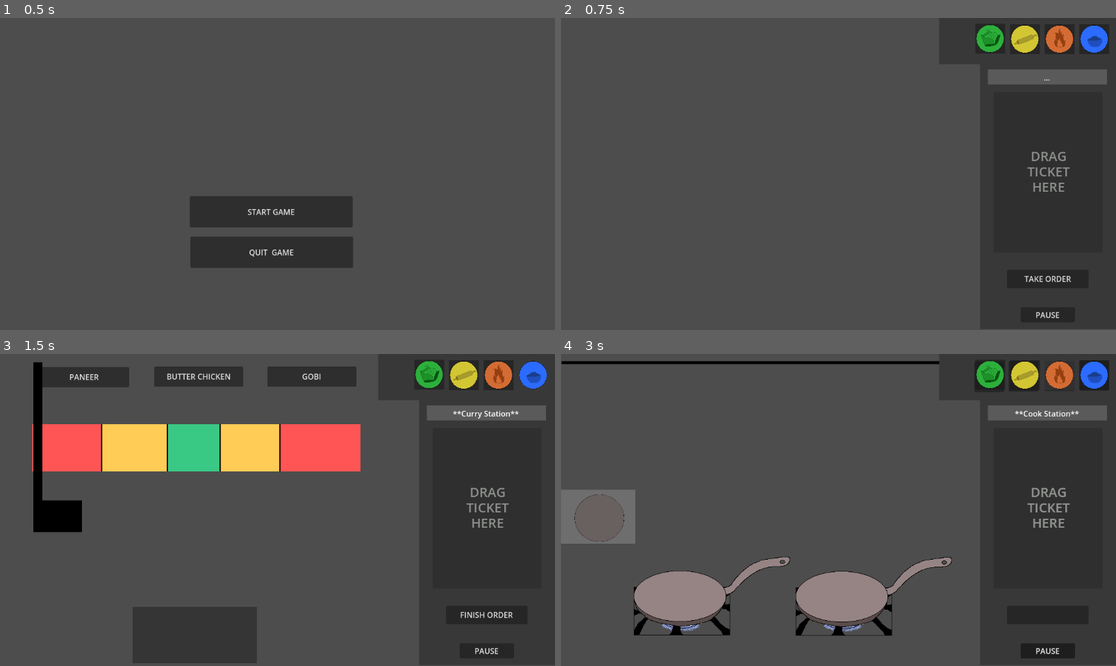
Above: before the commit, frames 1-4 (two rows, left to right).
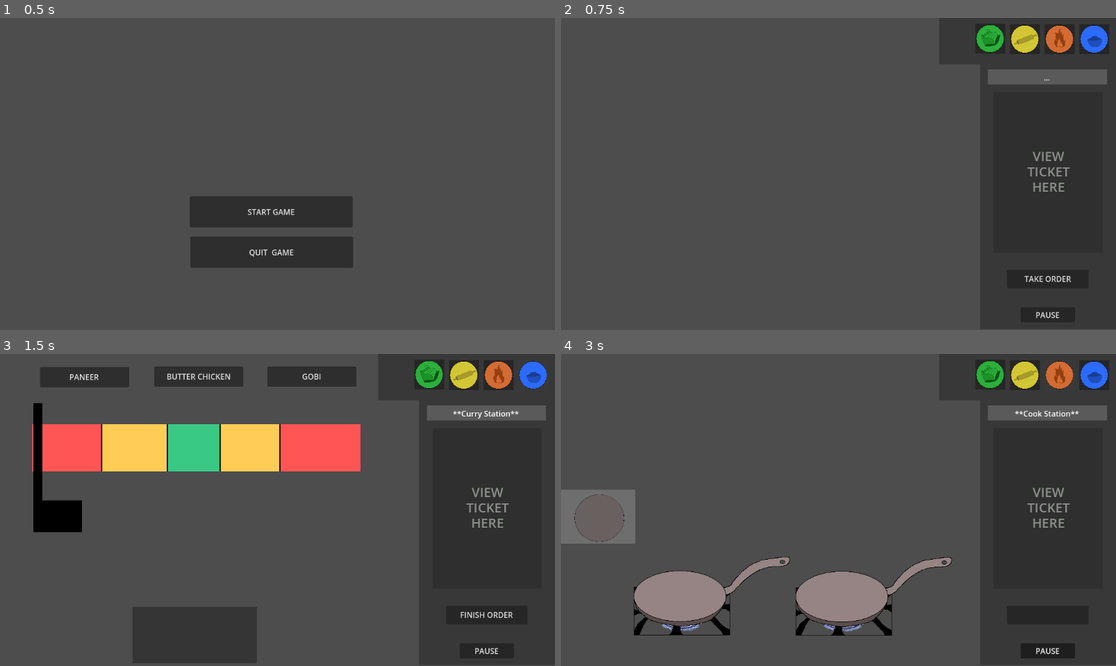
Above: after the commit, the same moments.

Repository: trishadar/PapasRotiria
Game: Godot game, scene res://main.tscn
Two runs of this game, one before a commit and one after it. Both use one fixed random seed, a clock stepped at 60 frames per second and the inputs below.
Inputs (mouse positions are in pixels of both pictures, inside the frame that each line leads up to):
- Up to frame 1 (0.5 s): no input
- Up to frame 2 (0.75 s): click "START GAME" at 0.5 s
- Up to frame 3 (1.5 s): click (532, 375) at 1.25 s
- Up to frame 4 (3 s): click (1093, 375) at 2 s; click (1060, 375) at 2.75 s

Frame 1 is identical in both runs. In frame 2, 0.1% of the frame differs, in the area x 84-91%, y 42-46%; in frame 3, 0.3%; in frame 4, 0.9%, in the area x 0-91%, y 2-46%.

Commit message:
fdgsdfsd

Diff:
--- a/project/cook.tscn
+++ b/project/cook.tscn
@@ -1,20 +1,11 @@
-[gd_scene load_steps=23 format=3 uid="uid://cus2uri4avjoi"]
+[gd_scene load_steps=17 format=3 uid="uid://cus2uri4avjoi"]
 
 [ext_resource type="Script" uid="uid://8s3t3it0dyfn" path="res://cook.gd" id="1_6u6uf"]
 [ext_resource type="Texture2D" uid="uid://btqyf76iwxf3" path="res://Assets/Frying Pan on Stove.png" id="2_ciqc8"]
 [ext_resource type="Texture2D" uid="uid://vm1pi531y2h8" path="res://Assets/Circle.png" id="3_lgwpa"]
 [ext_resource type="Script" path="res://put_roti_here.gd" id="3_t8dlq"]
 [ext_resource type="PackedScene" uid="uid://bef638wepm82s" path="res://roti.tscn" id="5_7l328"]
-[ext_resource type="PackedScene" path="res://sidebar.tscn" id="6_fifm2"]
-
-[sub_resource type="CanvasTexture" id="CanvasTexture_pupwl"]
-
-[sub_resource type="CanvasTexture" id="CanvasTexture_6u6uf"]
-
-[sub_resource type="RectangleShape2D" id="RectangleShape2D_ciqc8"]
-size = Vector2(223, 332)
-
-[sub_resource type="CanvasTexture" id="CanvasTexture_ciqc8"]
+[ext_resource type="PackedScene" uid="uid://vjjsm0v3t7x0" path="res://sidebar.tscn" id="6_fifm2"]
 
 [sub_resource type="AtlasTexture" id="AtlasTexture_lgwpa"]
 atlas = ExtResource("2_ciqc8")
@@ -73,11 +64,6 @@
 "speed": 7.0
 }]
 
-[sub_resource type="RectangleShape2D" id="RectangleShape2D_lgwpa"]
-size = Vector2(787.998, 10.0002)
-
-[sub_resource type="CanvasTexture" id="CanvasTexture_t8dlq"]
-
 [sub_resource type="CanvasTexture" id="CanvasTexture_lgwpa"]
 
 [sub_resource type="CircleShape2D" id="CircleShape2D_fifm2"]
@@ -85,30 +71,6 @@
 
 [node name="cook" type="Node2D"]
 script = ExtResource("1_6u6uf")
-
-[node name="orderButton" type="Button" parent="."]
-offset_left = 858.0
-offset_top = 16.0
-offset_right = 920.0
-offset_bottom = 79.0
-
-[node name="rollButton" type="Button" parent="."]
-offset_left = 929.0
-offset_top = 15.0
-offset_right = 991.0
-offset_bottom = 78.0
-
-[node name="cookButton" type="Button" parent="."]
-offset_left = 1004.0
-offset_top = 14.0
-offset_right = 1066.0
-offset_bottom = 77.0
-
-[node name="curryButton" type="Button" parent="."]
-offset_left = 1076.0
-offset_top = 13.0
-offset_right = 1138.0
-offset_bottom = 76.0
 
 [node name="takeOrderButton" type="Button" parent="."]
 offset_left = 926.0
@@ -122,46 +84,6 @@
 offset_right = 1067.0
 offset_bottom = 632.0
 text = "PAUSE"
-
-[node name="Sprite2D" type="Sprite2D" parent="."]
-modulate = Color(0.219501, 0.219501, 0.219501, 1)
-z_index = -5
-position = Vector2(1011, 370.568)
-scale = Vector2(-282.818, 551.227)
-texture = SubResource("CanvasTexture_pupwl")
-
-[node name="Sprite2D2" type="Sprite2D" parent="."]
-modulate = Color(0.219501, 0.219501, 0.219501, 1)
-z_index = -5
-position = Vector2(968.727, 48.2955)
-scale = Vector2(-367.364, 95.7728)
-texture = SubResource("CanvasTexture_pupwl")
-
-[node name="Area2D" type="Area2D" parent="."]
-position = Vector2(968.727, 48.2955)
-rotation = 3.14159
-scale = Vector2(367.364, -95.7728)
-
-[node name="Sprite2D3" type="Sprite2D" parent="Area2D"]
-modulate = Color(0.18359, 0.18359, 0.18359, 1)
-z_index = -4
-position = Vector2(-0.11528, 2.84267)
-scale = Vector2(0.613735, 3.46939)
-texture = SubResource("CanvasTexture_6u6uf")
-
-[node name="CollisionShape2D" type="CollisionShape2D" parent="Area2D"]
-position = Vector2(-0.11371, 2.82653)
-rotation = -3.14159
-scale = Vector2(0.0027221, -0.0104414)
-shape = SubResource("RectangleShape2D_ciqc8")
-debug_color = Color(0, 0, 0, 0.192157)
-
-[node name="steps" type="Sprite2D" parent="."]
-modulate = Color(0.355314, 0.355314, 0.355313, 1)
-z_index = -5
-position = Vector2(1009.43, 122.546)
-scale = Vector2(-246.364, 30.8728)
-texture = SubResource("CanvasTexture_ciqc8")
 
 [node name="FryingPan1" type="CharacterBody2D" parent="."]
 
@@ -179,39 +101,6 @@
 sprite_frames = SubResource("SpriteFrames_o64d8")
 autoplay = "default"
 frame_progress = 0.242565
-
-[node name="ticketLine2" type="Area2D" parent="."]
-position = Vector2(968.727, 48.2955)
-rotation = 3.14159
-scale = Vector2(367.364, -95.7728)
-
-[node name="CollisionShape2D" type="CollisionShape2D" parent="ticketLine2"]
-position = Vector2(1.56447, -0.316341)
-rotation = -3.14159
-scale = Vector2(0.0027221, -0.0104414)
-shape = SubResource("RectangleShape2D_lgwpa")
-debug_color = Color(0, 0, 0, 0.192157)
-
-[node name="ticketLine" type="Sprite2D" parent="ticketLine2"]
-modulate = Color(0, 0, 0, 1)
-z_index = -10
-position = Vector2(1.06897, -0.315862)
-scale = Vector2(3.13194, 0.0696732)
-texture = SubResource("CanvasTexture_t8dlq")
-
-[node name="dragTicketLabel" type="Label" parent="."]
-offset_left = 902.0
-offset_top = 148.0
-offset_right = 1123.0
-offset_bottom = 489.0
-theme_override_colors/font_color = Color(0.553449, 0.564867, 0.553767, 1)
-theme_override_constants/line_spacing = -5
-theme_override_font_sizes/font_size = 27
-text = "DRAG
-TICKET
-HERE"
-horizontal_alignment = 1
-vertical_alignment = 1
 
 [node name="RawRotiHolder" type="Sprite2D" parent="."]
 modulate = Color(0.43134, 0.43134, 0.43134, 1)
@@ -237,8 +126,3 @@
 position = Vector2(80, 342)
 
 [node name="sidebar" parent="." instance=ExtResource("6_fifm2")]
-
-[connection signal="pressed" from="orderButton" to="." method="_on_order_button_pressed"]
-[connection signal="pressed" from="rollButton" to="." method="_on_roll_button_pressed"]
-[connection signal="pressed" from="cookButton" to="." method="_on_cook_button_pressed"]
-[connection signal="pressed" from="curryButton" to="." method="_on_curry_button_pressed"]
--- a/project/curry.tscn
+++ b/project/curry.tscn
@@ -21,7 +21,7 @@
 size = Vector2(123, 99)
 
 [sub_resource type="CapsuleShape2D" id="CapsuleShape2D_bu7om"]
-height = 354.0
+height = 270.0
 
 [sub_resource type="CanvasTexture" id="CanvasTexture_0pmta"]
 
@@ -95,13 +95,13 @@
 [node name="AnimatedSprite2D" type="AnimatedSprite2D" parent="ladle"]
 
 [node name="ladleCollision" type="CollisionShape2D" parent="ladle"]
-position = Vector2(78, 191)
+position = Vector2(79, 236)
 shape = SubResource("CapsuleShape2D_bu7om")
 
 [node name="Sprite2D" type="Sprite2D" parent="ladle"]
 modulate = Color(0, 0, 0, 1)
-position = Vector2(78.5, 193.5)
-scale = Vector2(19, 353)
+position = Vector2(78.5, 236)
+scale = Vector2(19, 268)
 texture = SubResource("CanvasTexture_0pmta")
 
 [node name="Sprite2D2" type="Sprite2D" parent="ladle"]
--- a/project/roll.tscn
+++ b/project/roll.tscn
@@ -1,44 +1,13 @@
-[gd_scene load_steps=8 format=3 uid="uid://cn2d54ksqsmb8"]
+[gd_scene load_steps=5 format=3 uid="uid://cn2d54ksqsmb8"]
 
 [ext_resource type="Script" uid="uid://5vtg55qc4am8" path="res://roll.gd" id="1_us4ls"]
 [ext_resource type="PackedScene" uid="uid://bef638wepm82s" path="res://roti.tscn" id="2_vrgdt"]
-[ext_resource type="PackedScene" path="res://sidebar.tscn" id="3_ft62e"]
-
-[sub_resource type="CanvasTexture" id="CanvasTexture_2633c"]
-
-[sub_resource type="CanvasTexture" id="CanvasTexture_us4ls"]
-
-[sub_resource type="RectangleShape2D" id="RectangleShape2D_vrgdt"]
-size = Vector2(223, 332)
+[ext_resource type="PackedScene" uid="uid://vjjsm0v3t7x0" path="res://sidebar.tscn" id="3_ft62e"]
 
 [sub_resource type="CanvasTexture" id="CanvasTexture_vrgdt"]
 
 [node name="roll" type="Node2D"]
 script = ExtResource("1_us4ls")
-
-[node name="orderButton" type="Button" parent="."]
-offset_left = 857.0
-offset_top = 16.0
-offset_right = 919.0
-offset_bottom = 79.0
-
-[node name="rollButton" type="Button" parent="."]
-offset_left = 931.0
-offset_top = 15.0
-offset_right = 993.0
-offset_bottom = 78.0
-
-[node name="cookButton" type="Button" parent="."]
-offset_left = 1002.0
-offset_top = 14.0
-offset_right = 1064.0
-offset_bottom = 77.0
-
-[node name="curryButton" type="Button" parent="."]
-offset_left = 1074.0
-offset_top = 13.0
-offset_right = 1136.0
-offset_bottom = 76.0
 
 [node name="takeOrderButton" type="Button" parent="."]
 offset_left = 926.0
@@ -54,39 +23,6 @@
 offset_bottom = 632.0
 text = "PAUSE"
 
-[node name="Sprite2D" type="Sprite2D" parent="."]
-modulate = Color(0.219501, 0.219501, 0.219501, 1)
-z_index = -5
-position = Vector2(1011, 370.568)
-scale = Vector2(-282.818, 551.227)
-texture = SubResource("CanvasTexture_2633c")
-
-[node name="Sprite2D2" type="Sprite2D" parent="."]
-modulate = Color(0.219501, 0.219501, 0.219501, 1)
-z_index = -5
-position = Vector2(968.727, 48.2955)
-scale = Vector2(-367.364, 95.7728)
-texture = SubResource("CanvasTexture_2633c")
-
-[node name="Area2D" type="Area2D" parent="."]
-position = Vector2(968.727, 48.2955)
-rotation = 3.14159
-scale = Vector2(367.364, -95.7728)
-
-[node name="Sprite2D3" type="Sprite2D" parent="Area2D"]
-modulate = Color(0.18359, 0.18359, 0.18359, 1)
-z_index = -4
-position = Vector2(-0.11528, 2.84267)
-scale = Vector2(0.613735, 3.46939)
-texture = SubResource("CanvasTexture_us4ls")
-
-[node name="CollisionShape2D" type="CollisionShape2D" parent="Area2D"]
-position = Vector2(-0.11371, 2.82653)
-rotation = -3.14159
-scale = Vector2(0.0027221, -0.0104414)
-shape = SubResource("RectangleShape2D_vrgdt")
-debug_color = Color(0, 0, 0, 0.192157)
-
 [node name="steps" type="Sprite2D" parent="."]
 modulate = Color(0.355314, 0.355314, 0.355313, 1)
 z_index = -5
@@ -97,26 +33,7 @@
 [node name="Roti" parent="." instance=ExtResource("2_vrgdt")]
 position = Vector2(232, 386)
 
-[node name="dragTicketLabel" type="Label" parent="."]
-offset_left = 902.0
-offset_top = 148.0
-offset_right = 1123.0
-offset_bottom = 489.0
-theme_override_colors/font_color = Color(0.553449, 0.564867, 0.553767, 1)
-theme_override_constants/line_spacing = -5
-theme_override_font_sizes/font_size = 27
-text = "DRAG
-TICKET
-HERE"
-horizontal_alignment = 1
-vertical_alignment = 1
-
 [node name="sidebar" parent="." instance=ExtResource("3_ft62e")]
 
 [connection signal="ready" from="." to="." method="_on_ready"]
-[connection signal="pressed" from="orderButton" to="." method="_on_order_button_pressed"]
-[connection signal="ready" from="orderButton" to="." method="_on_order_button_ready"]
-[connection signal="pressed" from="rollButton" to="." method="_on_roll_button_pressed"]
-[connection signal="pressed" from="cookButton" to="." method="_on_cook_button_pressed"]
-[connection signal="pressed" from="curryButton" to="." method="_on_curry_button_pressed"]
 [connection signal="pressed" from="takeOrderButton" to="." method="_on_take_order_button_pressed"]
--- a/project/sidebar.tscn
+++ b/project/sidebar.tscn
@@ -116,7 +116,7 @@
 theme_override_colors/font_color = Color(0.553449, 0.564867, 0.553767, 1)
 theme_override_constants/line_spacing = -5
 theme_override_font_sizes/font_size = 27
-text = "DRAG
+text = "VIEW
 TICKET
 HERE"
 horizontal_alignment = 1
Not shown: 1 places in project/curry.tscn that only renumber resources
Not shown: 1 places in project/order.tscn that only renumber resources
Not shown: 1 places in project/sidebar.tscn that only renumber resources
